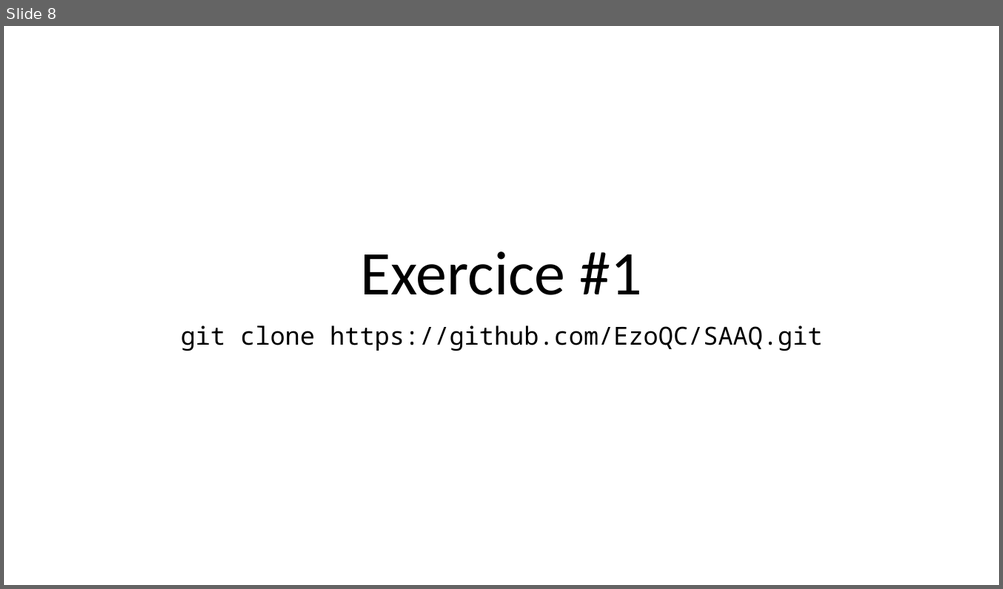
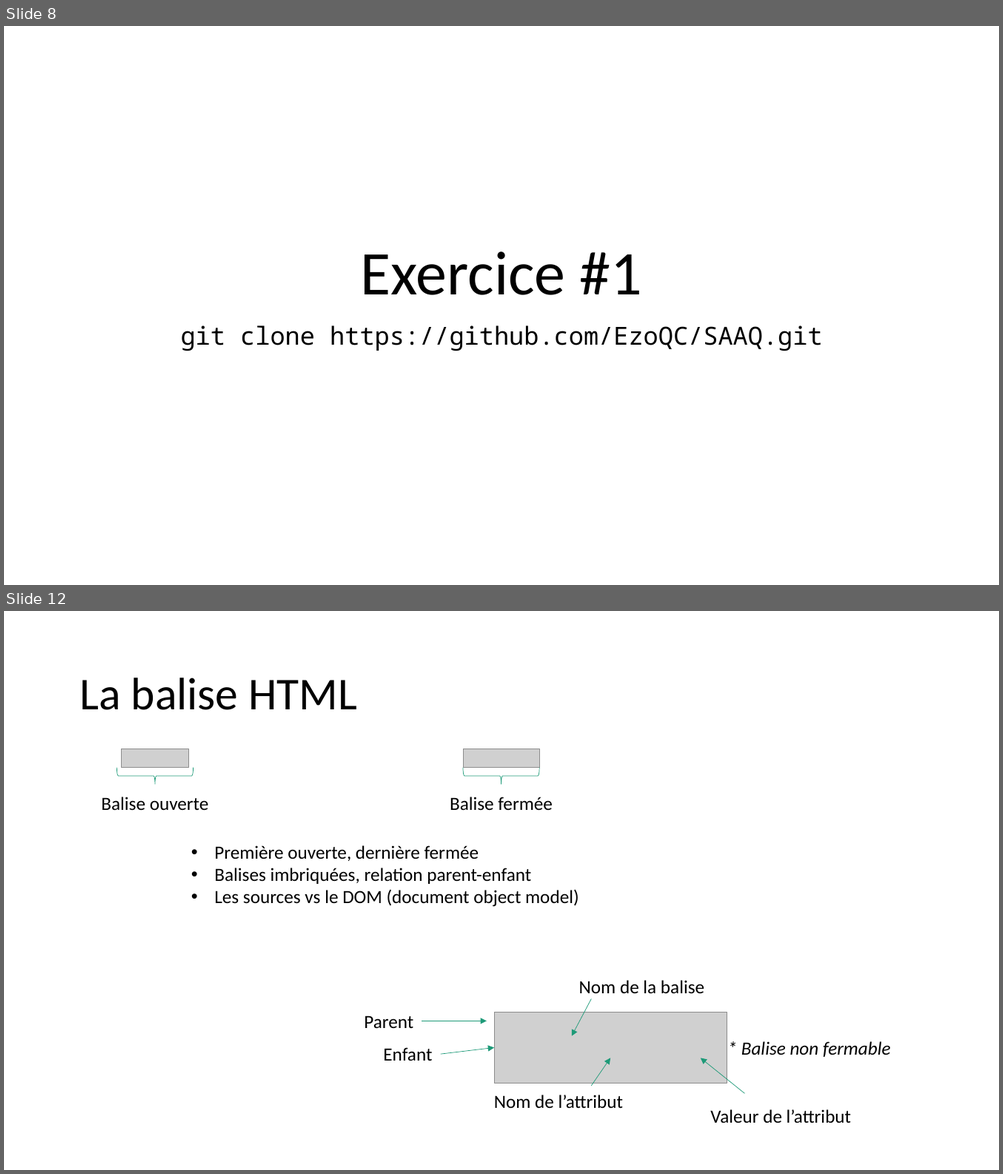
Before and after one commit to fragmatyc/SAAQ, a slide deck: HTML/1. Présentation/Cours HTML - v1.0.pptx. Shown one above the other, each under a label of ours: slide 8 before the commit, slides 8 and 12 after it; the slides between them are not shown. The pictures are 1003x589 and 1003x1174 pixels, drawn with LibreOffice and Linux fonts; fonts in the diff are those of the drawing; grey boxes stand for pictures. Boxes give left, top, right and bottom in pixels: in the first picture for what was removed or moved away, otherwise in the second. Text is boxed around its words. In the diff, an @@ line names an element or a change of style, - is before the commit and + after.

```diff
--- a/HTML/1. Présentation/Cours HTML - v1.0.pptx
+++ b/HTML/1. Présentation/Cours HTML - v1.0.pptx
@@ slide 12 added at (4,611,999,1170), background #FFFFFF @@
@@ title added at (79,678,357,710), 44 pt, text #000000 @@
+La balise HTML
@@ picture added at (121,749,189,768) @@
@@ picture added at (463,749,540,768) @@
@@ left brace added at (117,767,193,784), outline #1D9A78 0.5 pt @@
@@ left brace added at (464,767,539,784), outline #1D9A78 0.5 pt @@
@@ text added at (101,797,209,811), 18 pt, text #000000 @@
+Balise ouverte
@@ text added at (449,797,552,810), 18 pt, text #000000 @@
+Balise fermée
@@ text added at (214,846,579,907), 18 pt, text #000000 @@
+• Première ouverte, dernière fermée
+• Balises imbriquées, relation parent-enfant
+• Les sources vs le DOM (document object model)
@@ text added at (579,980,704,994), 18 pt, text #000000 @@
+Nom de la balise
@@ arrow added from (591, 999) to (572, 1037), #1D9A78 0.5 pt @@
@@ text added at (364,1016,413,1028), 18 pt, text #000000 @@
+Parent
@@ arrow added from (422, 1022) to (486, 1022), #1D9A78 0.5 pt @@
@@ picture added at (494,1012,727,1084) @@
@@ text added at (383,1048,432,1061), 18 pt, text #000000 @@
+Enfant
@@ arrow added from (441, 1054) to (494, 1048), #1D9A78 0.5 pt @@
@@ text added at (741,1042,891,1057), 18 pt, text #000000, italic @@
+* Balise non fermable
@@ arrow added from (591, 1086) to (611, 1059), #1D9A78 0.5 pt @@
@@ arrow added from (745, 1093) to (700, 1059), #1D9A78 0.5 pt @@
@@ text added at (494,1095,623,1108), 18 pt, text #000000 @@
+Nom de l’attribut
@@ text added at (710,1110,851,1123), 18 pt, text #000000 @@
+Valeur de l’attribut
```
Also in this commit, not shown: 5 slides changed, 5 other slides added, 1 slide removed, 6 other files.
